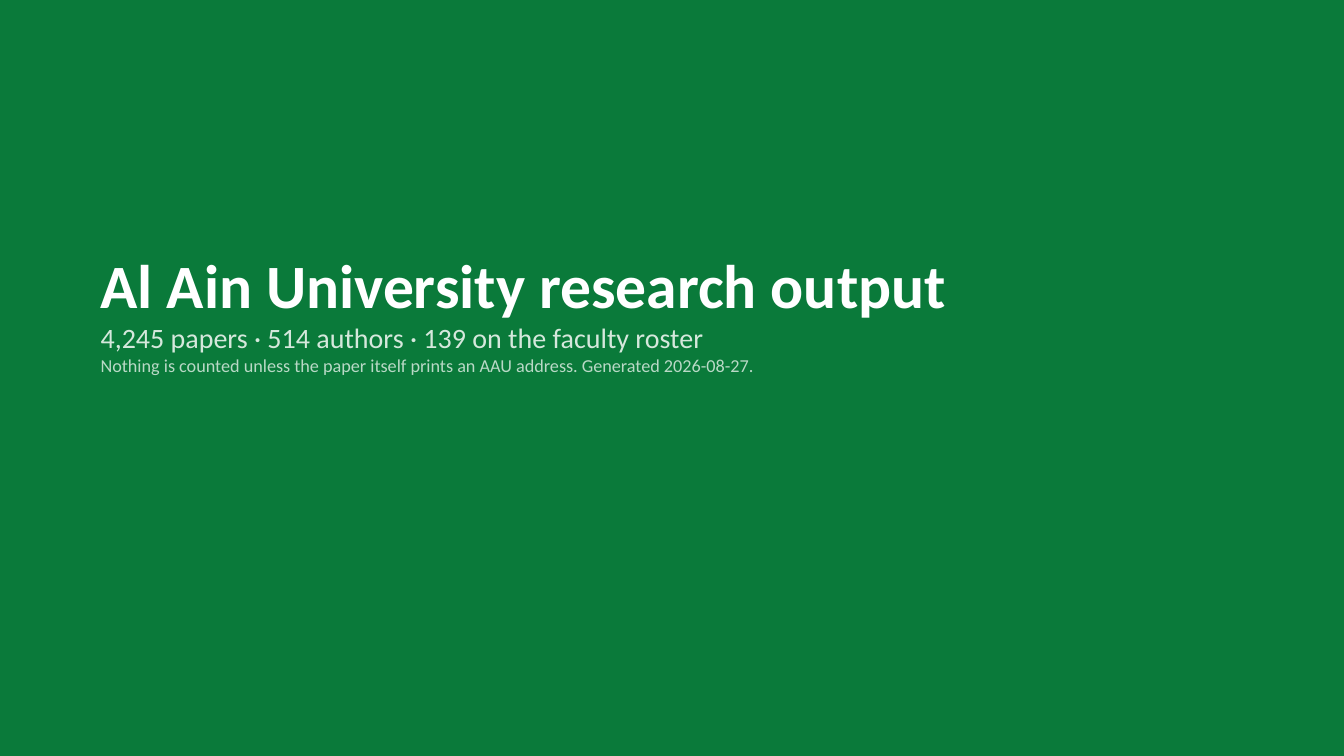
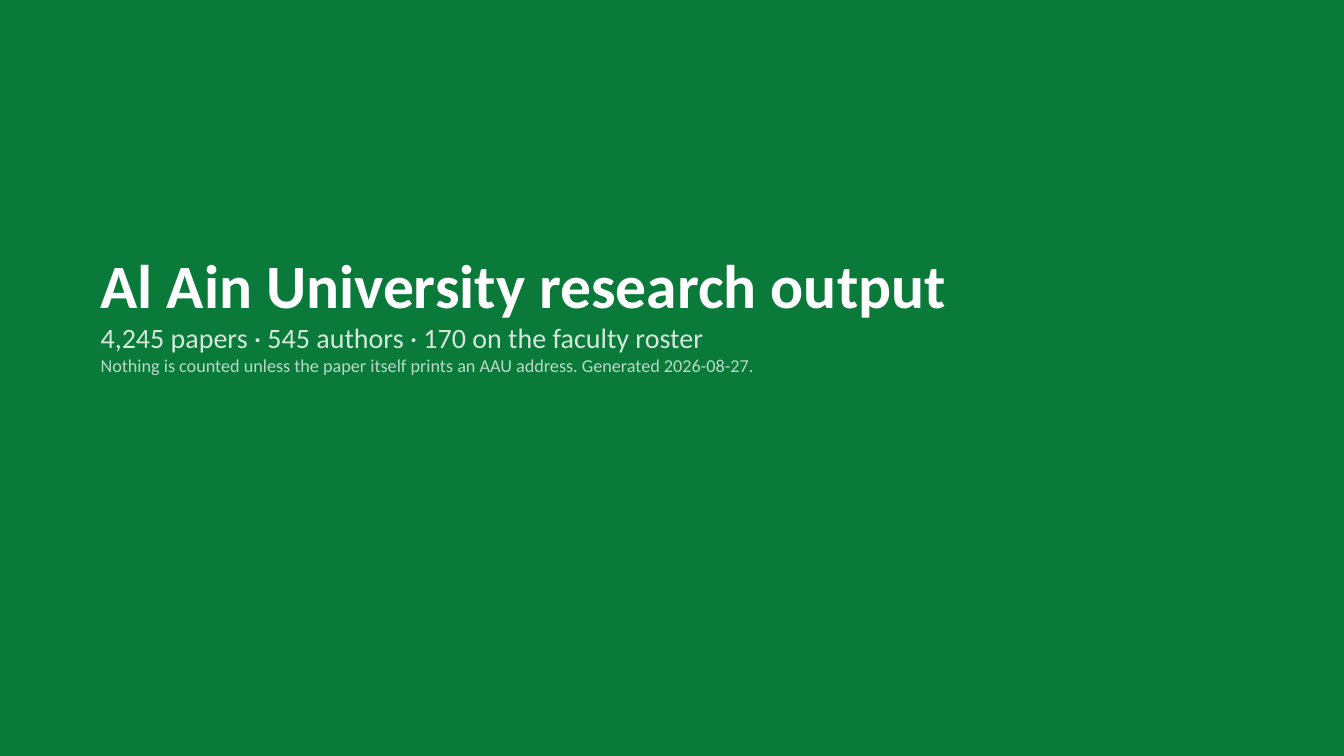
Before and after one commit to AbdallahAbouHajal/aau-research-tracker, a slide deck: slide 1 of docs/downloads/AAU_Research_Tracker.pptx. Drawn at 1344x756 pixels with LibreOffice and Linux fonts; fonts in the diff are those of the drawing. Boxes give left, top, right and bottom in pixels: in the first picture for what was removed or moved away, otherwise in the second. Text is boxed around its words. In the diff, an @@ line names an element or a change of style, - is before the commit and + after.

```diff
--- a/docs/downloads/AAU_Research_Tracker.pptx
+++ b/docs/downloads/AAU_Research_Tracker.pptx
@@ text at bbox=[101, 328, 703, 353]: text changed @@
-4,245 papers · 514 authors · 139 on the faculty roster
+4,245 papers · 545 authors · 170 on the faculty roster
```
Also in this commit, not shown: 7 other files.
